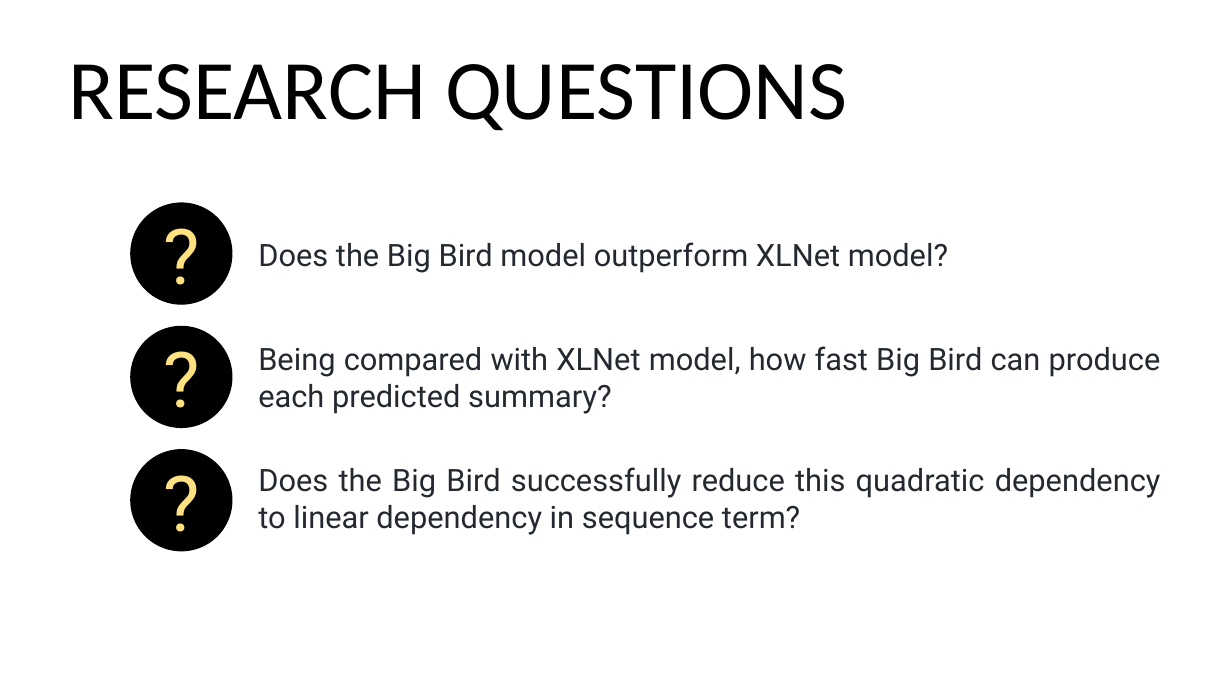
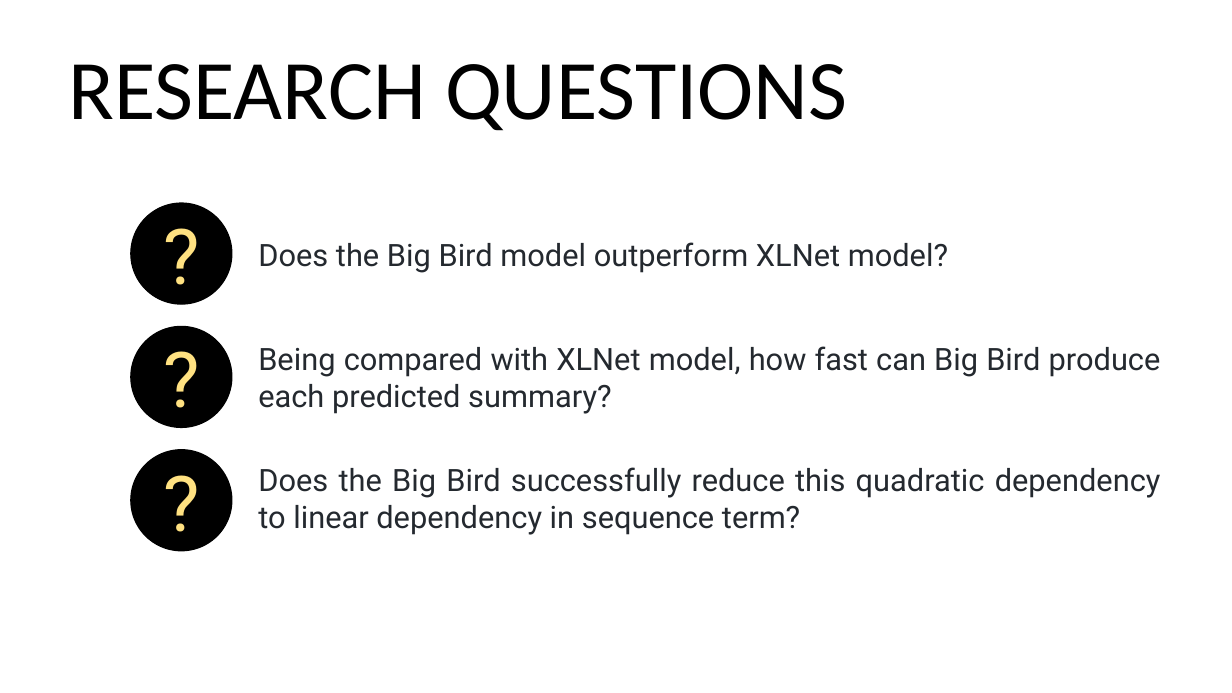
Before and after one commit to jonahwinninghoff/Text-Summarization, a slide deck: slide 16 of Presentation/BigBird.pptx. Drawn at 1232x693 pixels with LibreOffice and Linux fonts; fonts in the diff are those of the drawing. Boxes give left, top, right and bottom in pixels: in the first picture for what was removed or moved away, otherwise in the second. Text is boxed around its words. In the diff, an @@ line names an element or a change of style, - is before the commit and + after.

```diff
--- a/Presentation/BigBird.pptx
+++ b/Presentation/BigBird.pptx
@@ text at (x1=258, y1=346, x2=1161, y2=414): text changed @@
-Being compared with XLNet model, how fast Big Bird can produce each predicted summary?
+Being compared with XLNet model, how fast can Big Bird produce each predicted summary?
```
Also in this commit, not shown: 8 other slides changed, 1 other file.
